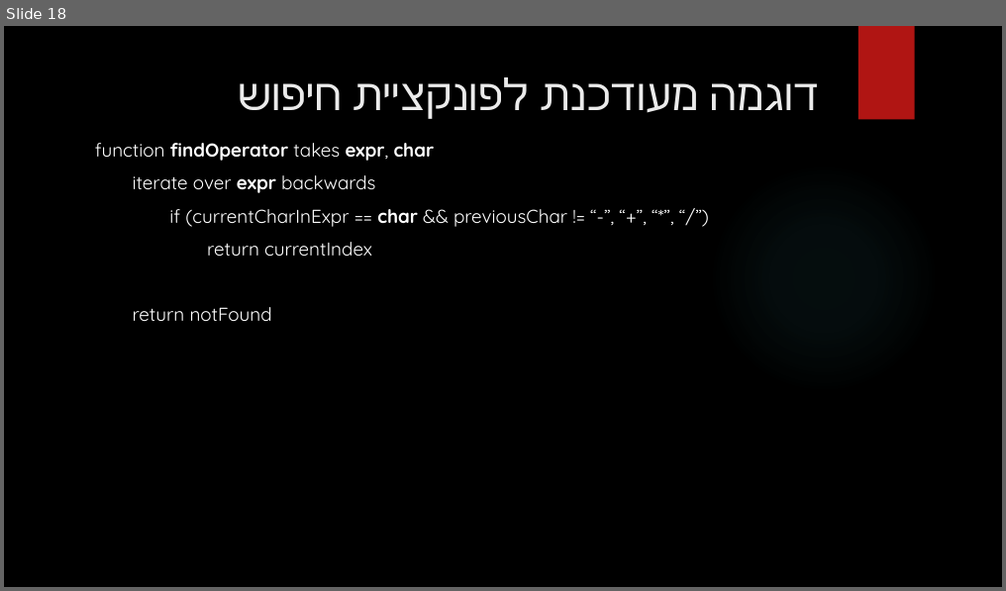
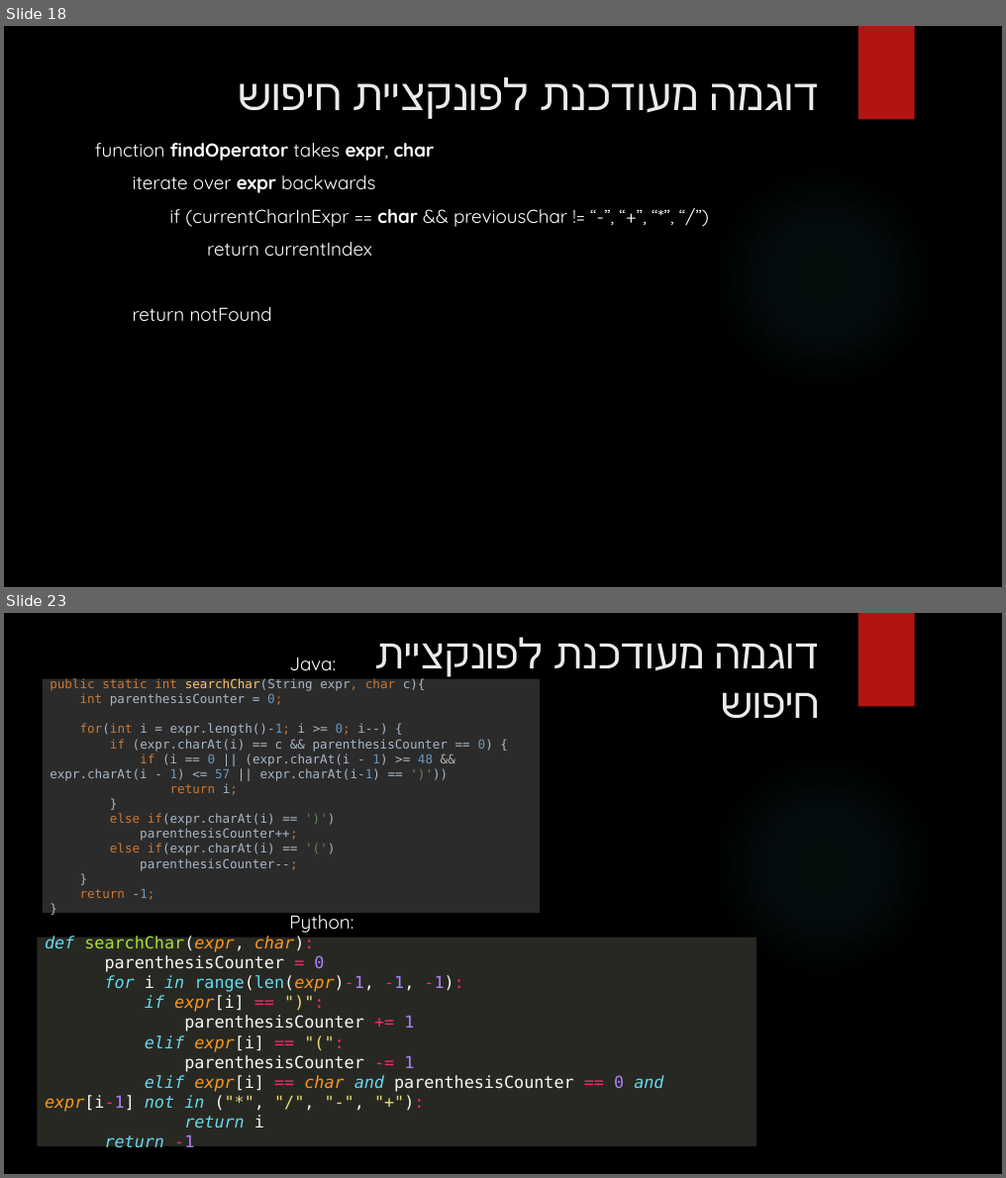
Before and after one commit to orishamir/Calculator, a slide deck: Explanation/videoCalculator.pptx. Shown one above the other, each under a label of ours: slide 18 before the commit, slides 18 and 23 after it; the slides between them are not shown. The pictures are 1006x591 and 1006x1178 pixels, drawn with LibreOffice and Linux fonts; fonts in the diff are those of the drawing; background and template pictures are left out. Boxes give left, top, right and bottom in pixels: in the first picture for what was removed or moved away, otherwise in the second. Text is boxed around its words. In the diff, an @@ line names an element or a change of style, - is before the commit and + after.

```diff
--- a/Explanation/videoCalculator.pptx
+++ b/Explanation/videoCalculator.pptx
@@ slide 23 added at [4,613,1002,1174], background picture (left out); not listed: 2 template elements that a slide beside it also shows @@
@@ text added at [289,658,336,670], 18 pt, text #FFFFFF @@
+Java:
@@ title added at [715,643,820,718], 40 pt, text #EBEBEB @@
+דוגמה מעודכנת לפונקציית חיפוש
@@ rectangle added at [43,679,540,913], fill #2B2B2B, 12 pt, text #A9B7C6 @@
+public static int searchChar(String expr, char c){
+int parenthesisCounter = 0;
+for(int i = expr.length()-1; i >= 0; i--) {
+if (expr.charAt(i) == c && parenthesisCounter == 0) {
+if (i == 0 || (expr.charAt(i - 1) >= 48 && expr.charAt(i - 1) <= 57 || expr.charAt(i-1) == ')'))
+return i;
+}
+else if(expr.charAt(i) == ')')
+parenthesisCounter++;
+else if(expr.charAt(i) == '(')
+parenthesisCounter--;
+}
+return -1;
+}
@@ text added at [289,909,353,933], 18 pt, text #FFFFFF @@
+Python:
@@ rectangle added at [37,937,756,1146], fill #272822, 16 pt, text #F8F8F2 @@
+def searchChar(expr, char):
+parenthesisCounter = 0
+for i in range(len(expr)-1, -1, -1):
+if expr[i] == ")":
+parenthesisCounter += 1
+elif expr[i] == "(":
+parenthesisCounter -= 1
+elif expr[i] == char and parenthesisCounter == 0 and expr[i-1] not in ("*", "/", "-", "+"):
+return i
+return -1
```
Also in this commit, not shown: 9 slides changed, 7 other slides added, 1 slide removed, 13 other files.
